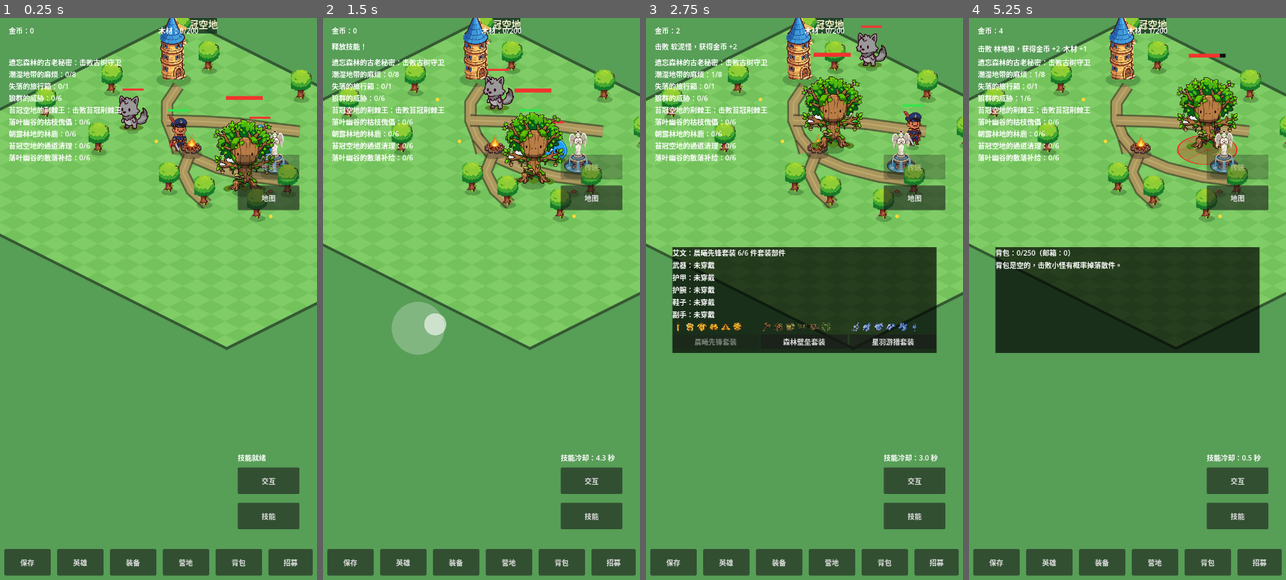
Above: before the commit, frames 1-4 (left to right).
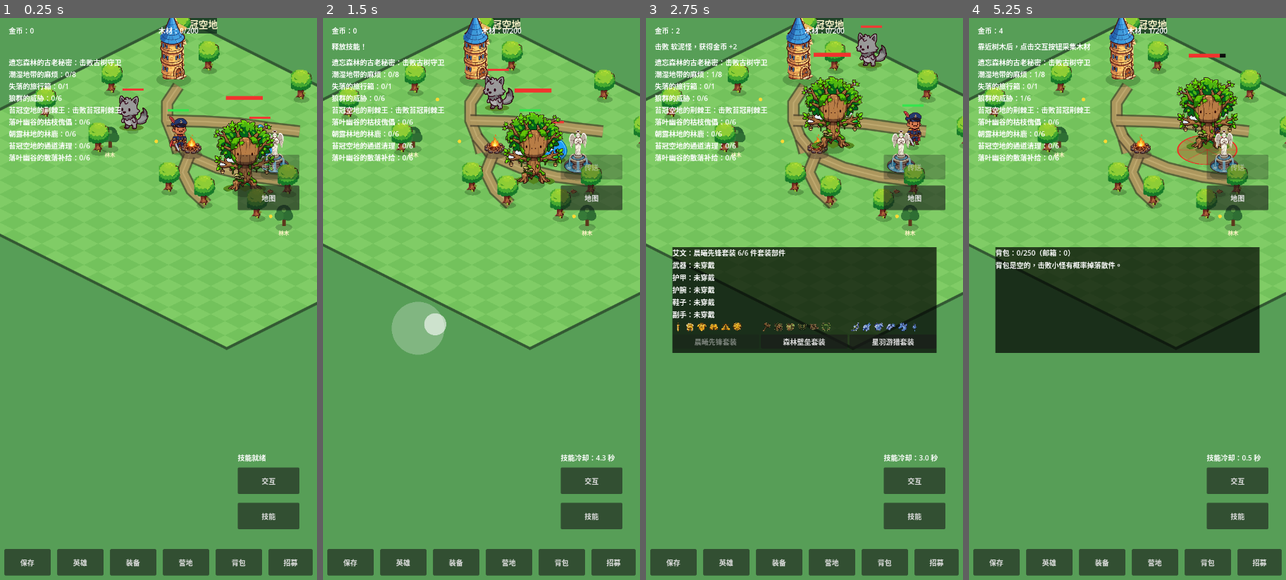
Above: after the commit, the same moments.

Repository: oneyi53/game
Game: Godot game, scene res://scenes/main.tscn
The game is run twice, just before and just after one commit, with the same random seed, the same clock (stepped at 60 frames per second) and the same inputs.
Inputs (mouse positions are in pixels of both pictures, inside the frame that each line leads up to):
- Up to frame 1 (0.25 s): no input
- Up to frame 2 (1.5 s): tap Enter at 0.5 s; move the mouse to (551, 270) at 0.52 s; hold Right (ui_right) 0.53-1.25 s; tap E at 0.6 s; click (551, 270) at 0.67 s; tap Space at 0.77 s; drag from (418, 327) to (617, 282) at 1.27 s
- Up to frame 3 (2.75 s): move the mouse to (836, 175) at 2.02 s; hold Right (ui_right) from 2.03 s (still down); tap Q at 2.1 s
- Up to frame 4 (5.25 s): release Right (ui_right) at 2.75 s; drag from (1111, 411) to (1032, 214) at 2.77 s; move the mouse to (1222, 383) at 3.52 s; hold Left (ui_left) 3.53-4.25 s; tap B at 3.6 s; tap Space at 3.77 s; drag from (1032, 214) to (1263, 282) at 4.27 s; move the mouse to (1143, 299) at 5.02 s; hold Down (ui_down) from 5.03 s (still down); tap E at 5.1 s; click (1143, 299) at 5.17 s

The runs differ from the first frame. In frame 1, 0.4% of the frame differs, in the area x 32-93%, y 19-39%; in frame 2, 0.4%; in frame 3, 0.4%; in frame 4, 0.7%, in the area x 2-87%, y 4-39%.

Commit message:
feat: integrate persistent resource gathering into exploration

Diff:
--- a/scripts/core/main.gd
+++ b/scripts/core/main.gd
@@ -33,6 +33,7 @@
 const ENEMY_SCENE: PackedScene = preload("res://scenes/enemy.tscn")
 const BOSS_SCENE: PackedScene = preload("res://scenes/boss.tscn")
 const CAMPFIRE_SCENE: PackedScene = preload("res://scenes/campfire.tscn")
+const RESOURCE_NODE_SCRIPT = preload("res://scripts/interactable/resource_node.gd")
 const EFFECT_PLAYER = preload("res://scripts/fx/effect_player.gd")
 const EFFECT_ATLAS: Texture2D = preload("res://assets/art-v1/effects/effect_atlas.png")
 
@@ -69,6 +70,8 @@
 var map_positions: Dictionary = {}
 var world_state_migrated: bool = false
 var campfire_node: Node2D = null
+var resource_nodes: Array = []
+var harvested_resource_ids: Array = []
 var heroes: Array = []
 var hero_hp_cache: Dictionary = {}
 var enemies: Array = []
@@ -203,6 +206,9 @@
             push_error(error_label.text)
             return
     chest_opened = bool(save_data.get("chest_opened", false))
+    var saved_harvested_resources = save_data.get("harvested_resources", [])
+    if saved_harvested_resources is Array:
+        harvested_resource_ids = saved_harvested_resources.duplicate()
     boss_defeated = bool(save_data.get("boss_defeated", false))
     elite_defeated = bool(save_data.get("elite_defeated", false))
     quest_manager.load_progress(save_data.get("quests", {}))
@@ -251,6 +257,7 @@
     _spawn_heroes(save_data)
     _spawn_enemies()
     _spawn_campfire()
+    _spawn_resource_nodes()
     $Map.set_active_map(active_map_id)
     $Map.building_pressed.connect(_on_town_building_pressed)
     _apply_active_map_visibility()
@@ -545,6 +552,26 @@
     campfire_node.global_position = Vector2(float(pos["x"]), float(pos["y"]))
     add_child(campfire_node)
 
+func _spawn_resource_nodes() -> void:
+    # Stable IDs and save data prevent gathering the same node by re-entering a map.
+    var definitions: Array = [
+        {"id": "moss_wood_01", "name": "林木", "type": "wood", "map": WorldMapManagerScript.MOSS_CROWN, "pos": Vector2(430.0, 760.0), "min": 3, "max": 5},
+        {"id": "moss_wood_02", "name": "林木", "type": "wood", "map": WorldMapManagerScript.MOSS_CROWN, "pos": Vector2(1180.0, 720.0), "min": 3, "max": 5},
+        {"id": "valley_wood_01", "name": "枯木", "type": "wood", "map": WorldMapManagerScript.FALLEN_LEAF, "pos": Vector2(420.0, 820.0), "min": 4, "max": 6},
+        {"id": "valley_wood_02", "name": "枯木", "type": "wood", "map": WorldMapManagerScript.FALLEN_LEAF, "pos": Vector2(1120.0, 760.0), "min": 4, "max": 6},
+        {"id": "grove_wood_01", "name": "古树", "type": "wood", "map": WorldMapManagerScript.MORNING_DEW, "pos": Vector2(420.0, 820.0), "min": 5, "max": 7},
+        {"id": "grove_wood_02", "name": "古树", "type": "wood", "map": WorldMapManagerScript.MORNING_DEW, "pos": Vector2(1180.0, 760.0), "min": 5, "max": 7}
+    ]
+    for definition in definitions:
+        var node: Node2D = Node2D.new()
+        node.set_script(RESOURCE_NODE_SCRIPT)
+        var resource_id: String = str(definition["id"])
+        node.setup(resource_id, str(definition["name"]), str(definition["type"]), str(definition["map"]), int(definition["min"]), int(definition["max"]), resource_id in harvested_resource_ids)
+        node.global_position = definition["pos"]
+        node.set_meta("world_map_id", str(definition["map"]))
+        add_child(node)
+        resource_nodes.append(node)
+
 func _tick_respawns(delta: float) -> void:
     if respawn_queue.is_empty():
         return
@@ -611,6 +638,12 @@
         chest_node.visible = active_map_id == WorldMapManagerScript.MOSS_CROWN
     if campfire_node != null:
         campfire_node.visible = active_map_id == WorldMapManagerScript.MOSS_CROWN
+    for resource_node in resource_nodes:
+        if resource_node == null or not is_instance_valid(resource_node):
+            continue
+        var belongs: bool = str(resource_node.get_meta("world_map_id", "")) == active_map_id
+        resource_node.visible = belongs
+        resource_node.process_mode = Node.PROCESS_MODE_INHERIT if belongs else Node.PROCESS_MODE_DISABLED
 
 
 func _switch_map(target_map_id: String) -> void:
@@ -669,6 +702,9 @@
         _set_world_depth_order(chest_node)
     if campfire_node != null and is_instance_valid(campfire_node) and campfire_node.visible:
         _set_world_depth_order(campfire_node)
+    for resource_node in resource_nodes:
+        if resource_node != null and is_instance_valid(resource_node) and resource_node.visible:
+            _set_world_depth_order(resource_node)
 
 func _process(delta: float) -> void:
     if config_failed or captain == null:
@@ -732,12 +768,33 @@
         if entry != null and captain.global_position.distance_to(campfire_node.global_position) < 80.0:
             _on_campfire_interact(entry)
             return
-    if chest_node == null or not chest_node.visible:
-        return
-    if captain.global_position.distance_to(chest_node.global_position) < 80.0:
+    if chest_node != null and chest_node.visible and captain.global_position.distance_to(chest_node.global_position) < 80.0:
         var gained: int = chest_node.try_open()
         if gained == 0 and chest_node.is_open:
             hud.show_message("宝箱已经开过了")
+        return
+    var nearest_node: Node2D = null
+    var nearest_distance: float = 80.0
+    for resource_node in resource_nodes:
+        if resource_node == null or not is_instance_valid(resource_node) or not resource_node.visible:
+            continue
+        var distance: float = captain.global_position.distance_to(resource_node.global_position)
+        if distance < nearest_distance:
+            nearest_distance = distance
+            nearest_node = resource_node
+    if nearest_node == null:
+        hud.show_message("靠近树木后，点击交互按钮采集木材")
+        return
+    var amount: int = nearest_node.harvest()
+    if amount <= 0:
+        hud.show_message("这里已经采集过了")
+        return
+    var credited: int = mini(amount, maxi(0, wood_cap - wood))
+    wood += credited
+    harvested_resource_ids.append(str(nearest_node.resource_id))
+    hud.set_wood(wood, wood_cap)
+    hud.show_message("采集 " + str(nearest_node.resource_name) + "，木材 +" + str(credited))
+    _save_game()
 
 func _on_campfire_interact(entry: Dictionary) -> void:
     var campfire_id: String = str(entry["id"])
@@ -1221,6 +1278,7 @@
         "backpack": backpack_manager.save_data(),
         "camp": camp_manager.save_camp(),
         "chest_opened": chest_opened,
+        "harvested_resources": harvested_resource_ids.duplicate(),
         "boss_defeated": boss_defeated,
         "elite_defeated": elite_defeated,
         "map_id": active_map_id,
